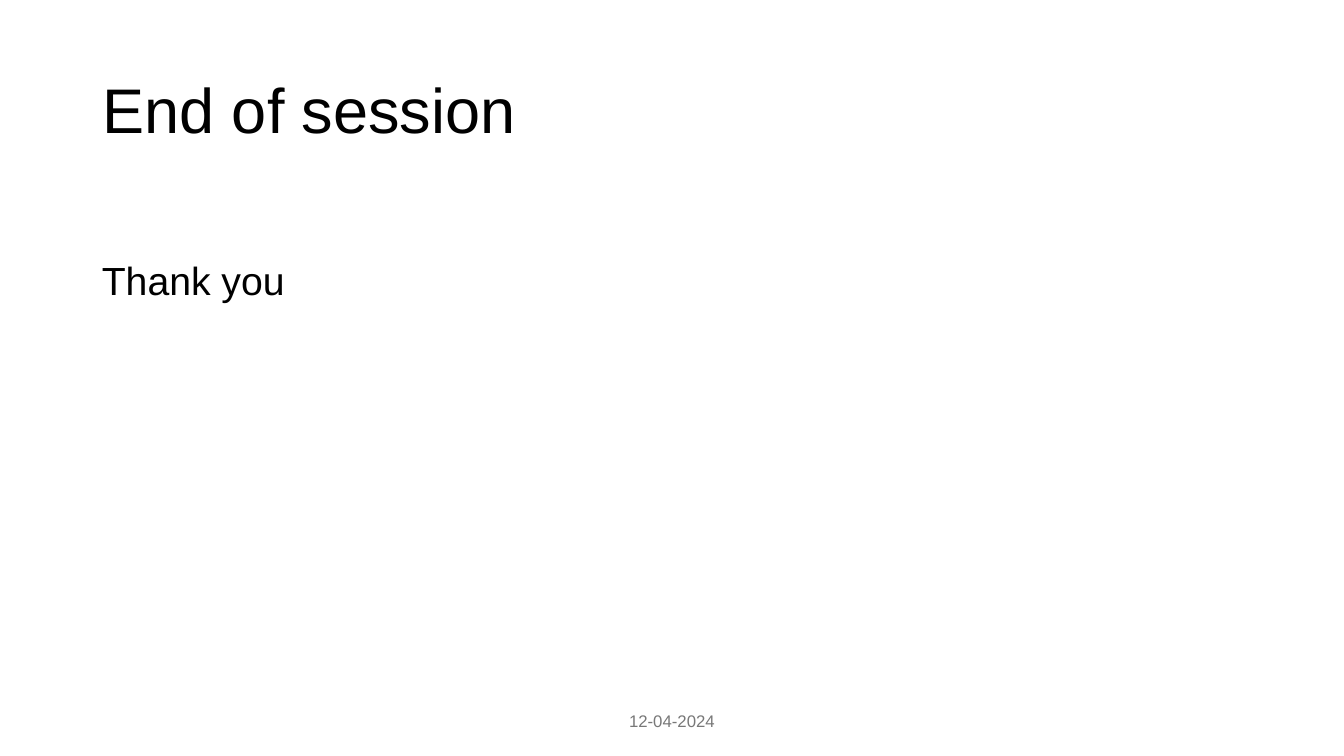
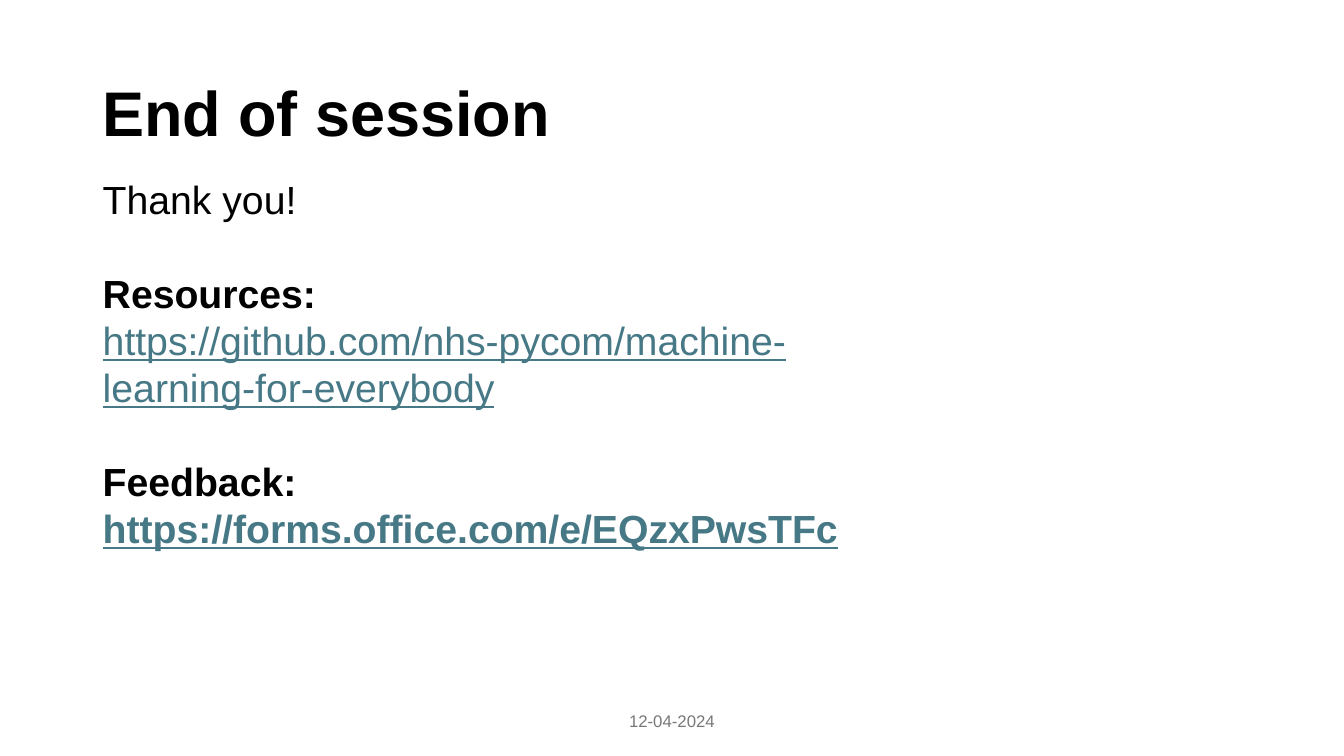
Before and after one commit to nhs-pycom/machine-learning-for-everybody, a slide deck: slide 36 of 1_introduction_to_machine_learning/session-1-intro-to-ml-understanding-the-basics.pptx. Drawn at 1344x756 pixels with LibreOffice and Linux fonts; fonts in the diff are those of the drawing. Boxes give left, top, right and bottom in pixels: in the first picture for what was removed or moved away, otherwise in the second. Text is boxed around its words. In the diff, an @@ line names an element or a change of style, - is before the commit and + after.

```diff
--- a/1_introduction_to_machine_learning/session-1-intro-to-ml-understanding-the-basics.pptx
+++ b/1_introduction_to_machine_learning/session-1-intro-to-ml-understanding-the-basics.pptx
@@ title "End of session" at (102,90,549,137): bold on @@
@@ text at (103,185,838,551): text changed; text colour #000000 to #467886 @@
-Thank you
+Thank you!
+Resources: https://github.com/nhs-pycom/machine-learning-for-everybody
+Feedback: https://forms.office.com/e/EQzxPwsTFc
```
Also in this commit, not shown: 3 other slides changed.
